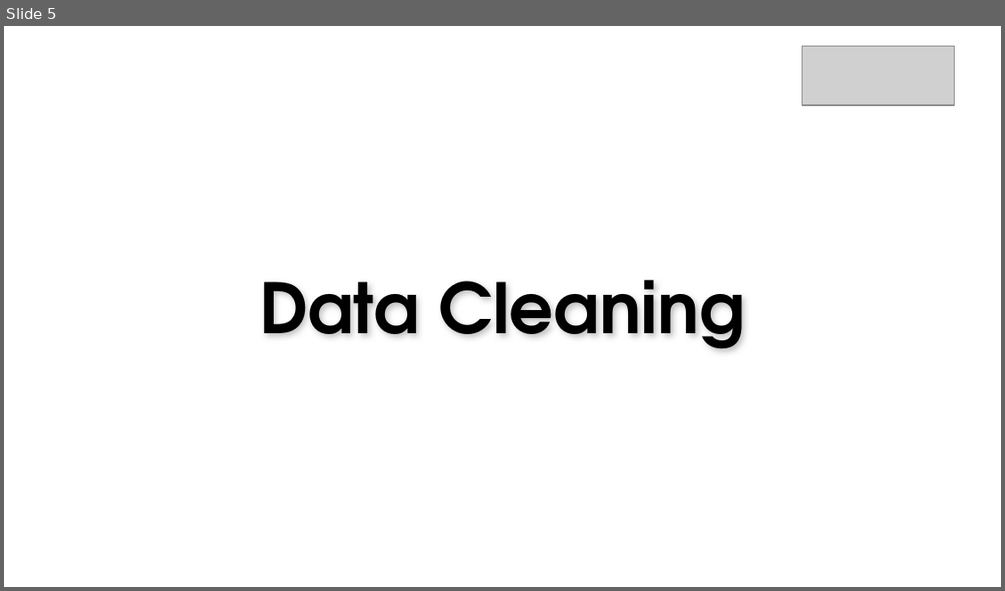
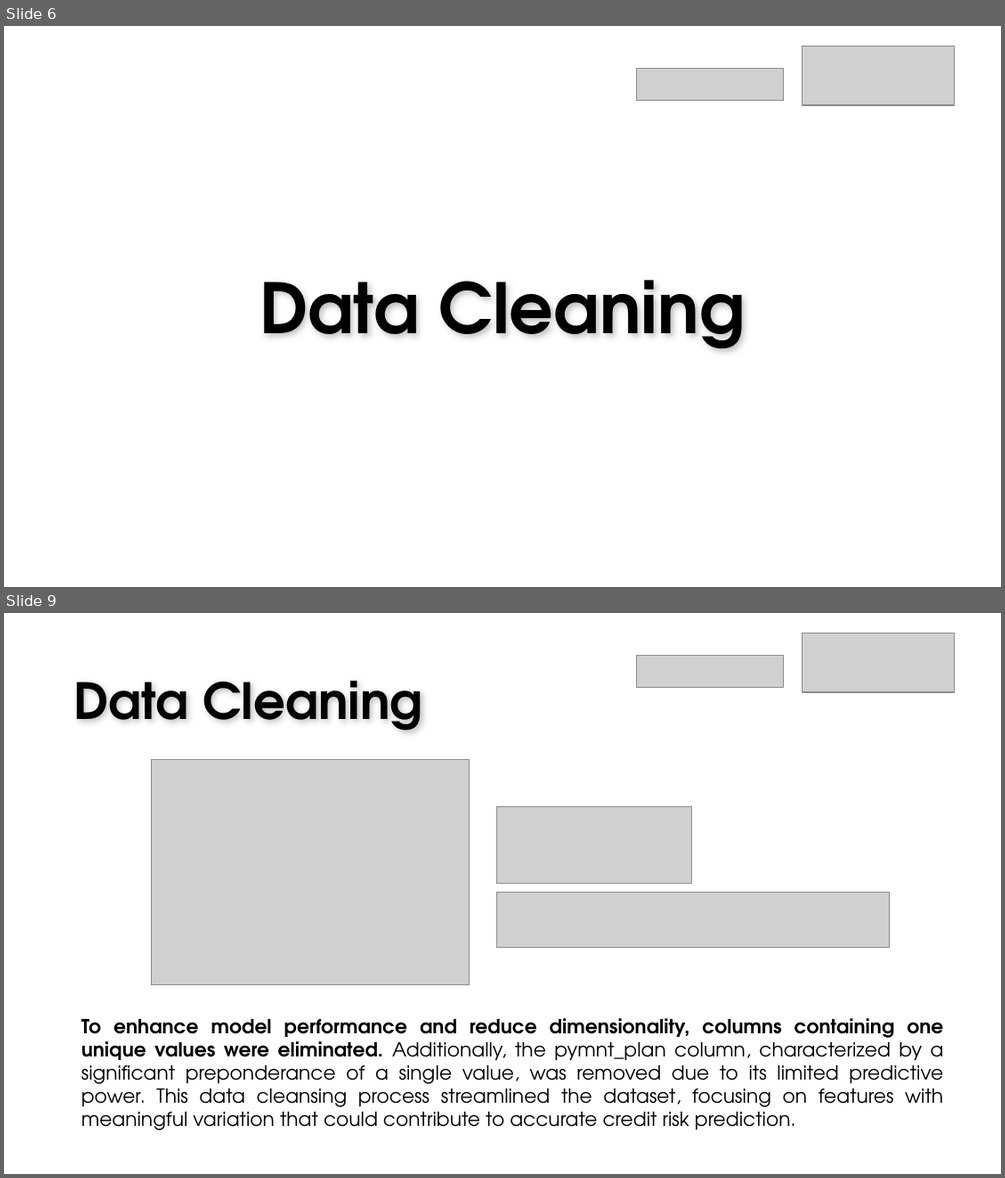
Before and after one commit to gisellehalim/idx-ds-vix-rakamin, a slide deck: PPT IDX Partners x Rakamin Academy.pptx. Shown one above the other, each under a label of ours: slide 5 before the commit, slides 6 and 9 after it; the slides between them are not shown. The pictures are 1005x591 and 1005x1178 pixels, drawn with LibreOffice and Linux fonts; fonts in the diff are those of the drawing; grey boxes stand for pictures; background and template pictures are left out. Boxes give left, top, right and bottom in pixels: in the first picture for what was removed or moved away, otherwise in the second. Text is boxed around its words. In the diff, an @@ line names an element or a change of style, - is before the commit and + after.

```diff
--- a/PPT IDX Partners x Rakamin Academy.pptx
+++ b/PPT IDX Partners x Rakamin Academy.pptx
@@ slide 9 added at (4, 613, 1001, 1174), background picture (left out) @@
@@ picture added at (801, 633, 954, 691) @@
@@ picture added at (637, 655, 784, 687) @@
@@ text added at (73, 681, 423, 730), 36 pt, text #000000, bold @@
+Data Cleaning
@@ picture added at (152, 760, 469, 985) @@
@@ picture added at (496, 806, 692, 882) @@
@@ picture added at (496, 892, 890, 947) @@
@@ text added at (81, 1018, 944, 1130), 14 pt, text #000000 @@
+To enhance model performance and reduce dimensionality, columns containing one unique values were eliminated. Additionally, the pymnt_plan column, characterized by a significant preponderance of a single value, was removed due to its limited predictive power. This data cleansing process streamlined the dataset, focusing on features with meaningful variation that could contribute to accurate credit risk prediction.
@@ what was slide 5 is now slide 6 @@
@@ slide 6 changed as well @@
@@ picture added at (637, 68, 784, 100) @@
```
Also in this commit, not shown: 10 other slides changed, 29 other slides added, 12 slides removed, 3 other files.
